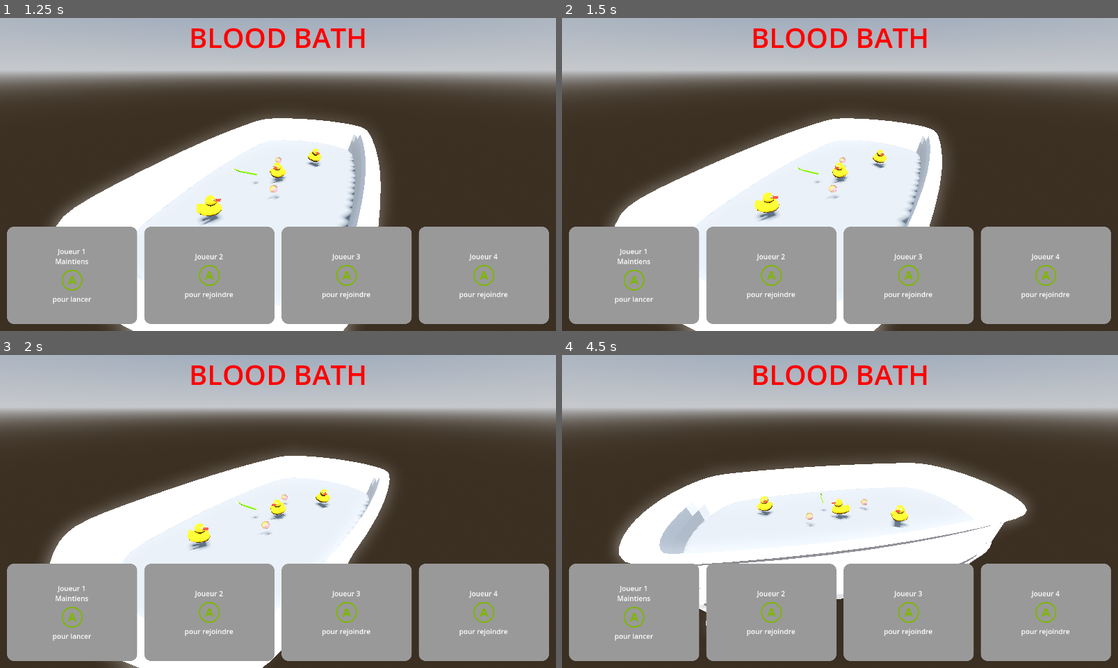
Above: before the commit, frames 1-4 (two rows, left to right).
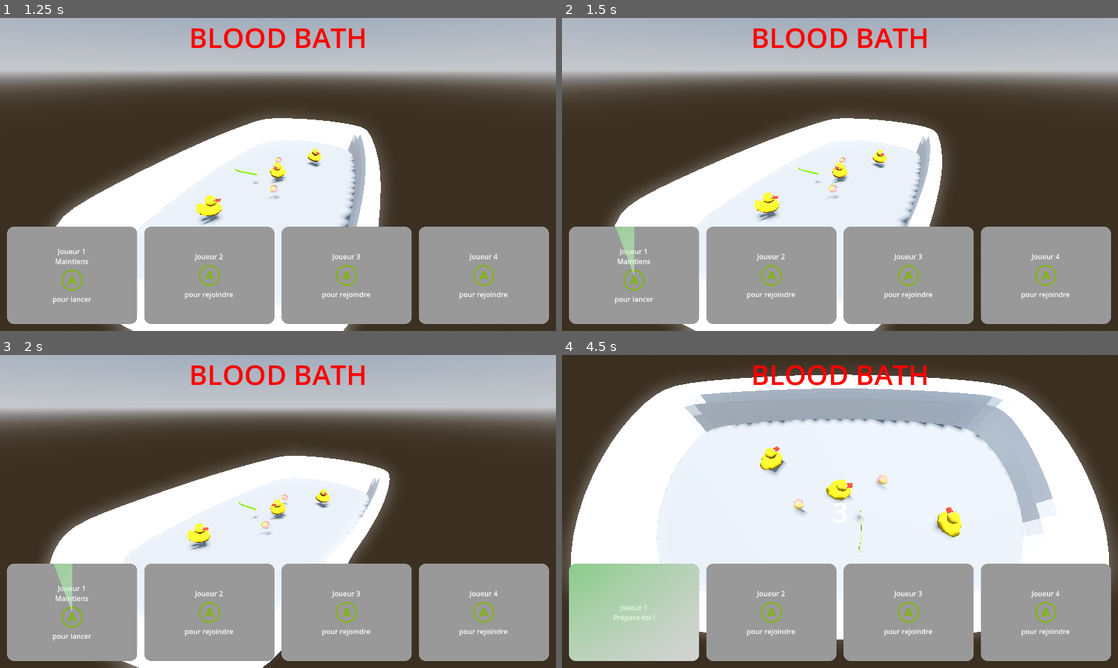
Above: after the commit, the same moments.

Repository: Gr0minet/ggj2025
Game: Godot game, scene res://scenes/test_all.tscn
The game is run twice, just before and just after one commit, with the same random seed, the same clock (stepped at 60 frames per second) and the same inputs. This scene is started directly instead of the project's main scene.
Inputs:
- Up to frame 1 (1.25 s): hold J (join_game) from 0.53 s (still down); tap G (jump) at 0.77 s
- Up to frame 2 (1.5 s): release J (join_game) at 1.28 s; tap J (join_game) at 1.35 s
- Up to frame 3 (2 s): tap G (jump) at 1.52 s
- Up to frame 4 (4.5 s): hold J (join_game) 2.03-2.78 s; tap 1 at 2.1 s; tap 2 at 2.85 s; tap G (jump) at 3.02, 3.77 s; tap J (join_game) at 3.05 s; hold J (join_game) 3.53-4.28 s; tap 3 at 3.6 s; tap 4 at 4.35 s

Frame 1 is identical in both runs. In frame 2, 0.3% of the frame differs, in the area x 9-13%, y 66-82%; in frame 3, 0.3%; in frame 4, 53%, in the area x 0-100%, y 0-98%.

Commit message:
Wip menu
Signed-off-by: m09 <142691+m09@users.noreply.github.com>

Diff:
--- a/godot/menu/menu.gd
+++ b/godot/menu/menu.gd
@@ -15,11 +15,10 @@
 	pass
 
 
-func _on_request_game_start_by(_player_id: int) -> void:
-	var player_ids:Array[int] = []
+func _on_request_game_start_by(player_id: int) -> void:
+	var player_ids: Array[int] = [player_id]
 	for child in player_join_parent.get_children():
-		if child.player_joined:
+		if child.current_state != child.State.WAITING and child.player_id != player_id:
 			player_ids.append(child.player_id)
-	print(player_ids)
+			child.launched()
 	request_game_start.emit(player_ids)
-	print("signal de %s" % _player_id)
--- a/godot/menu/player_join.gd
+++ b/godot/menu/player_join.gd
@@ -1,3 +1,4 @@
+class_name PlayerJoin
 extends PanelContainer
 
 signal request_game_start_by(player_id: int)
@@ -7,42 +8,59 @@
 @onready var rich_text_label = $VBoxContainer/RichTextLabel
 @onready var progress_bar = $TextureProgressBar
 
-var player_joined: bool
-var join_touch_pressed = false
 const JOIN_DELAY = 1.5
 
+enum State{
+	WAITING,
+	JOINED,
+	LAUNCHING,
+	LAUNCHED
+}
+
+var current_state: State = State.WAITING
+
+
 func _ready() -> void:
-	player_reset()
+	waiting()
 
 
 func progress_bar_reset() -> void:
-	progress_bar.value = 0.0
+	progress_bar.set_value_no_signal(0.0)
 
 
-
-func player_reset() -> void:
+func waiting() -> void:
+	current_state = State.WAITING
 	rich_text_label.text = "[center]Joueur " + str(player_id + 1) + "
 [img]res://assets/xbox_button_color_a_outline.png[/img]
 pour rejoindre[/center]"
-	player_joined = false
 	progress_bar_reset()
 
 
-func player_join(join_player_id: int) -> void:
-	if join_player_id == player_id:
-		rich_text_label.text = "[center]Joueur " + str(player_id + 1) + "
+func joined() -> void:
+	current_state = State.JOINED
+	rich_text_label.text = "[center]Joueur " + str(player_id + 1) + "
 Maintiens
 [img]res://assets/xbox_button_color_a_outline.png[/img]
 pour lancer[/center]"
-	player_joined = true
+
+
+func launching() -> void:
+	current_state = State.LAUNCHING
+
+
+func launched() -> void:
+	current_state = State.LAUNCHED
+	rich_text_label.text = "[center]Joueur " + str(player_id + 1) + "
+Prépare-toi !"
+	progress_bar_reset()
 
 
 func _process(delta: float) -> void:
-	if join_touch_pressed:
+	if current_state == State.LAUNCHING:
 		var new_value = progress_bar.value + delta / JOIN_DELAY * 100
 		if new_value >= 100:
+			launched()
 			request_game_start_by.emit(player_id)
-			progress_bar_reset()
 		progress_bar.set_value_no_signal(new_value)
 
 
@@ -50,10 +68,10 @@
 	if event.device != player_id:
 		return
 	if event.is_action_pressed("join_game"):
-		if not player_joined:
-			player_join(self.player_id)
+		if current_state == State.WAITING:
+			joined()
 		else:
-			join_touch_pressed = true
+			launching()
 	if event.is_action_released("join_game"):
-		join_touch_pressed = false
-		progress_bar_reset()
+		if current_state != State.LAUNCHED:
+			joined()
